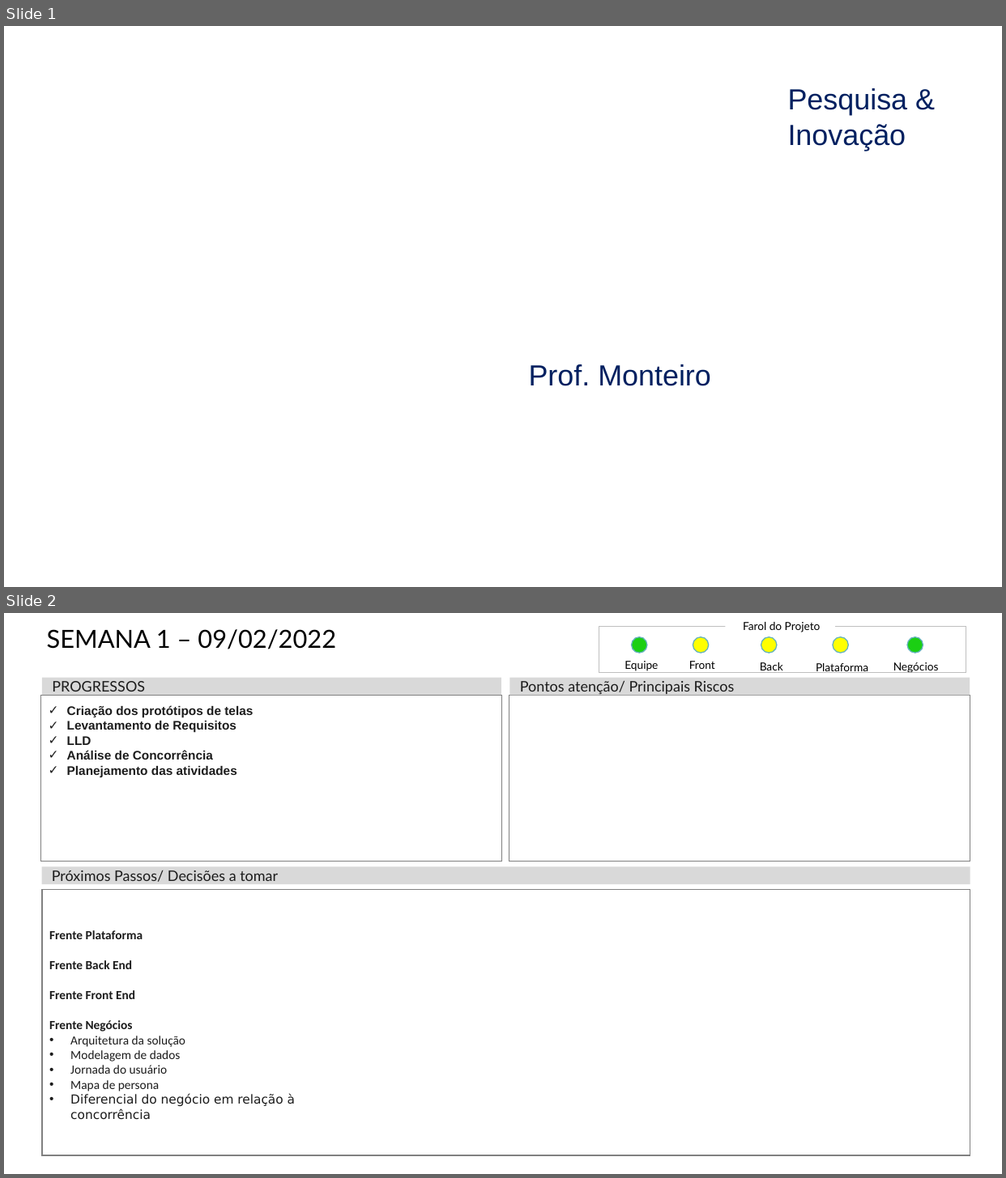
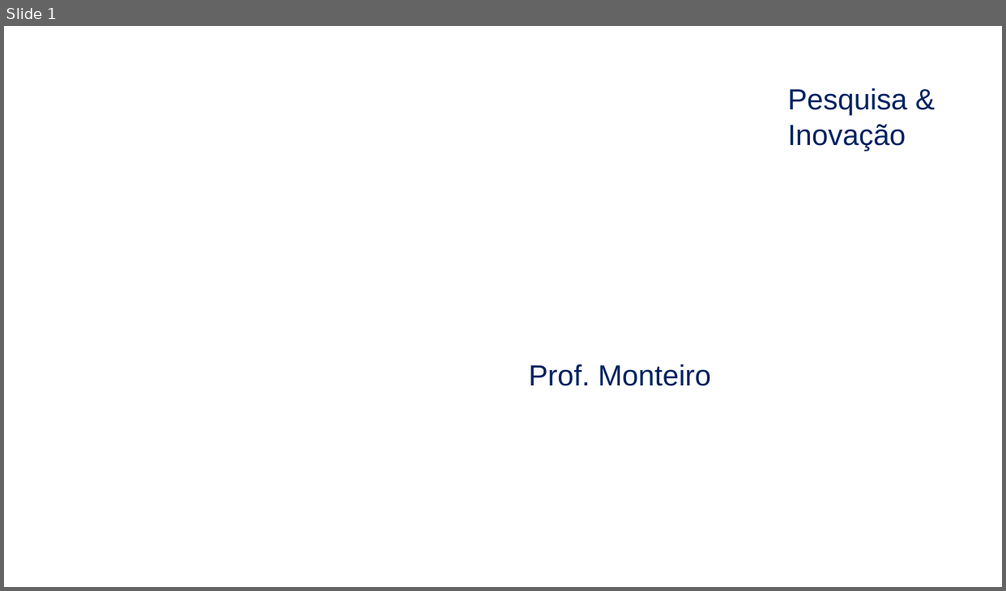
Before and after one commit to UINick/SmartTools-2.0, a slide deck: Documentação/Status Report - Grupo 6 - 4o semestre.pptx. Shown one above the other, each under a label of ours: slides 1 and 2 before the commit, slide 1 after it. The pictures are 1006x1178 and 1006x591 pixels, drawn with LibreOffice and Linux fonts; fonts in the diff are those of the drawing; background and template pictures are left out. Boxes give left, top, right and bottom in pixels: in the first picture for what was removed or moved away, otherwise in the second. Text is boxed around its words. In the diff, an @@ line names an element or a change of style, - is before the commit and + after.

```diff
--- a/Documentação/Status Report - Grupo 6 - 4o semestre.pptx
+++ b/Documentação/Status Report - Grupo 6 - 4o semestre.pptx
@@ slide 2 removed at <box>4,613,1002,1174</box>, background #FFFFFF @@
@@ title removed at <box>47,629,336,649</box> @@
-SEMANA 1 – 09/02/2022
@@ rectangle removed at <box>599,627,966,672</box> @@
@@ text removed at <box>743,622,820,632</box> @@
-Farol do Projeto
@@ text removed at <box>624,661,658,671</box> @@
-Equipe
@@ ellipse removed at <box>632,637,647,653</box> @@
@@ text removed at <box>689,661,715,669</box> @@
-Front
@@ ellipse removed at <box>692,637,709,653</box> @@
@@ ellipse removed at <box>761,637,777,653</box> @@
@@ ellipse removed at <box>833,637,849,653</box> @@
@@ ellipse removed at <box>908,637,923,653</box> @@
@@ rectangle removed at <box>42,677,502,696</box> @@
-PROGRESSOS
@@ rectangle removed at <box>510,677,970,696</box> @@
-Pontos atenção/ Principais Riscos
@@ text removed at <box>760,662,783,673</box> @@
-Back
@@ text removed at <box>816,663,868,673</box> @@
-Plataforma
@@ text removed at <box>893,662,939,673</box> @@
-Negócios
@@ rectangle removed at <box>40,696,502,862</box> @@
-✓ Criação dos protótipos de telas
-✓ Levantamento de Requisitos
-✓ LLD
-✓ Análise de Concorrência
-✓ Planejamento das atividades
@@ rectangle removed at <box>509,696,970,862</box> @@
@@ rectangle removed at <box>41,867,970,884</box> @@
-Próximos Passos/ Decisões a tomar
@@ rectangle removed at <box>42,890,970,1156</box> @@
-  Frente Plataforma
-  Frente Back End
-  Frente Front End
-  Frente Negócios
-  • Arquitetura da solução
-  • Modelagem de dados
-  • Jornada do usuário
-  • Mapa de persona
-  • Diferencial do negócio em relação à concorrência
```
Also in this commit, not shown: 1 slide changed, 17 other files.
